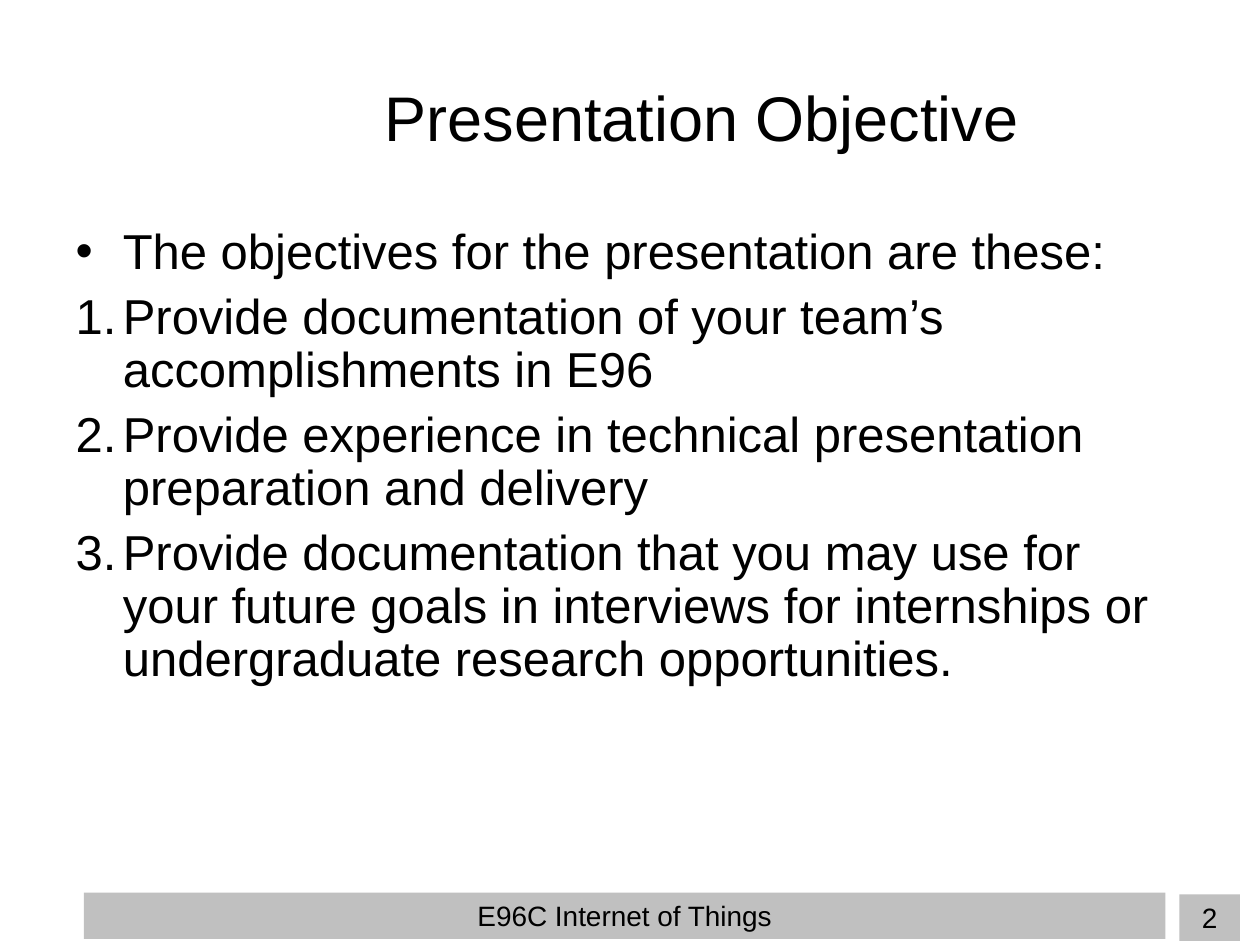
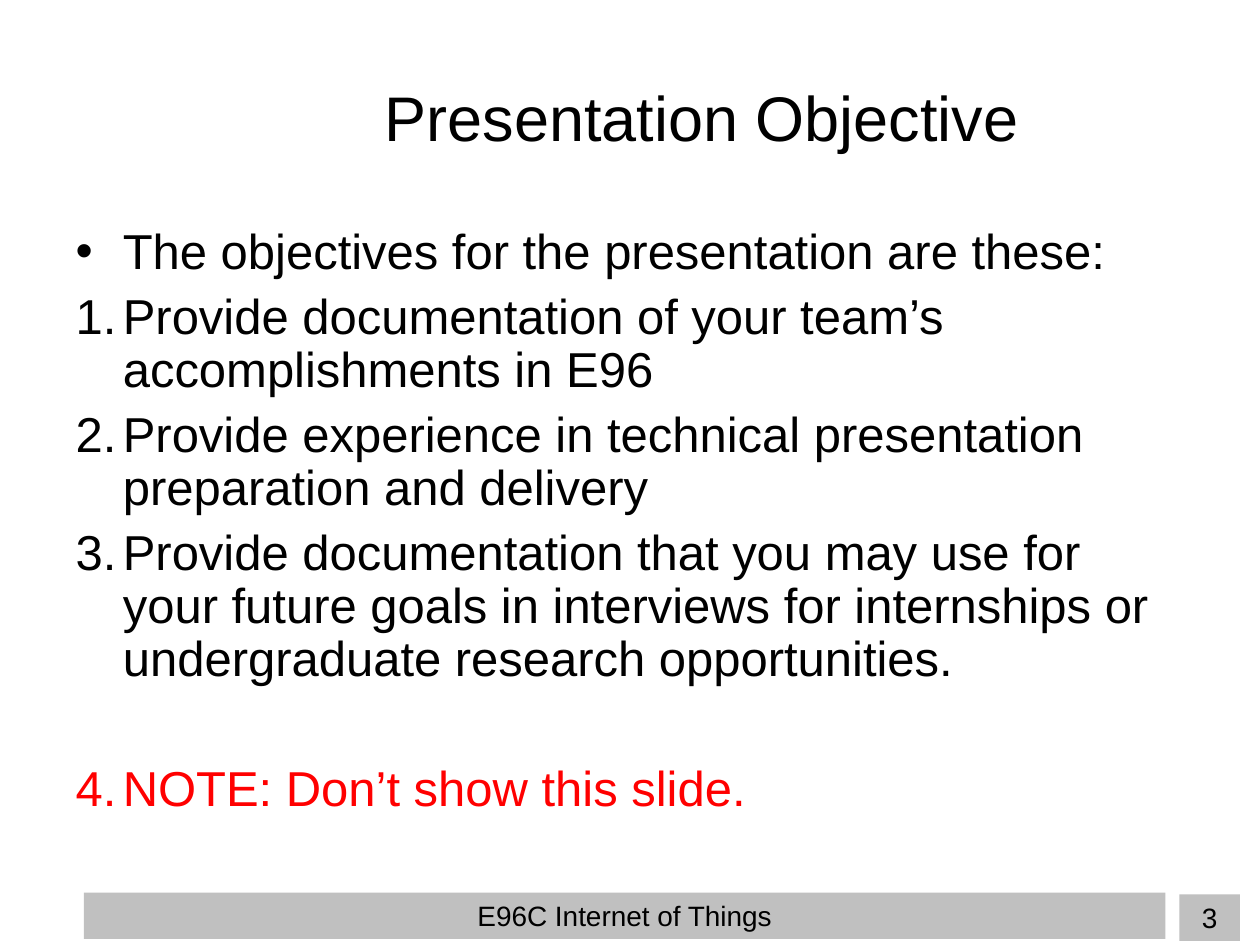
Before and after one commit to TheFearlessMagicians/wizdgetWand, a slide deck: slide 3 of wilson_hanif_varun_E96_presentation.ppt (slide 2 before the commit). Drawn at 1260x945 pixels with LibreOffice and Linux fonts; fonts in the diff are those of the drawing; background and template pictures are left out. Boxes give left, top, right and bottom in pixels: in the first picture for what was removed or moved away, otherwise in the second. Text is boxed around its words. In the diff, an @@ line names an element or a change of style, - is before the commit and + after.

```diff
--- a/wilson_hanif_varun_E96_presentation.ppt
+++ b/wilson_hanif_varun_E96_presentation.ppt
@@ text at (123,770,745,807): paragraph added @@
+4. NOTE: Don’t show this slide.
@@ page number at (1202,908,1218,929): text changed @@
-2
+3
```
Also in this commit, not shown: 6 other slides changed, 3 slides added.
